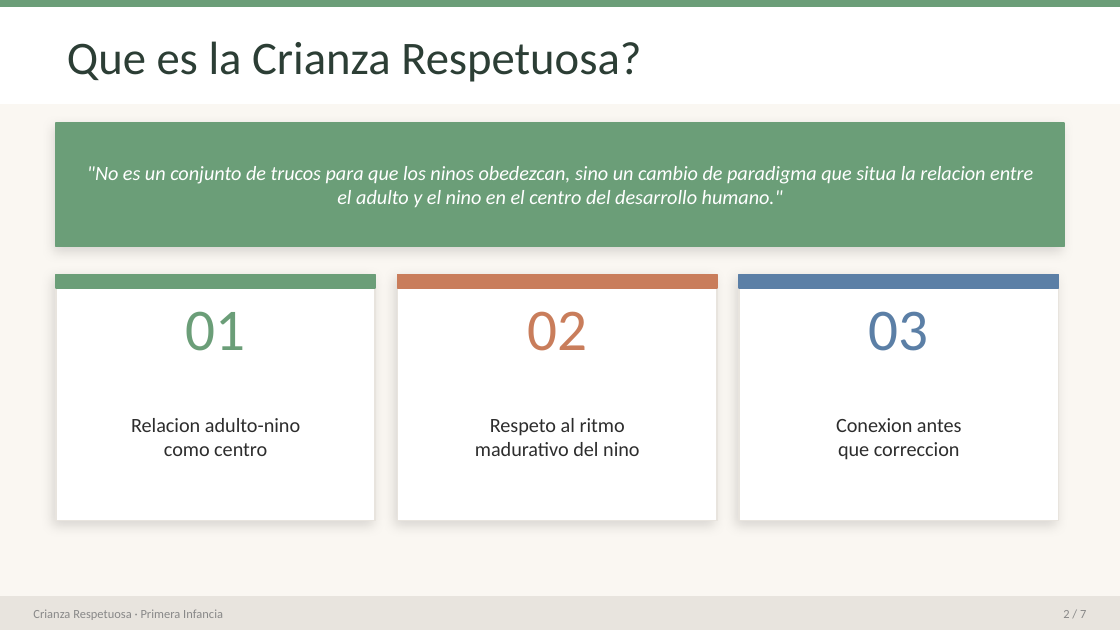
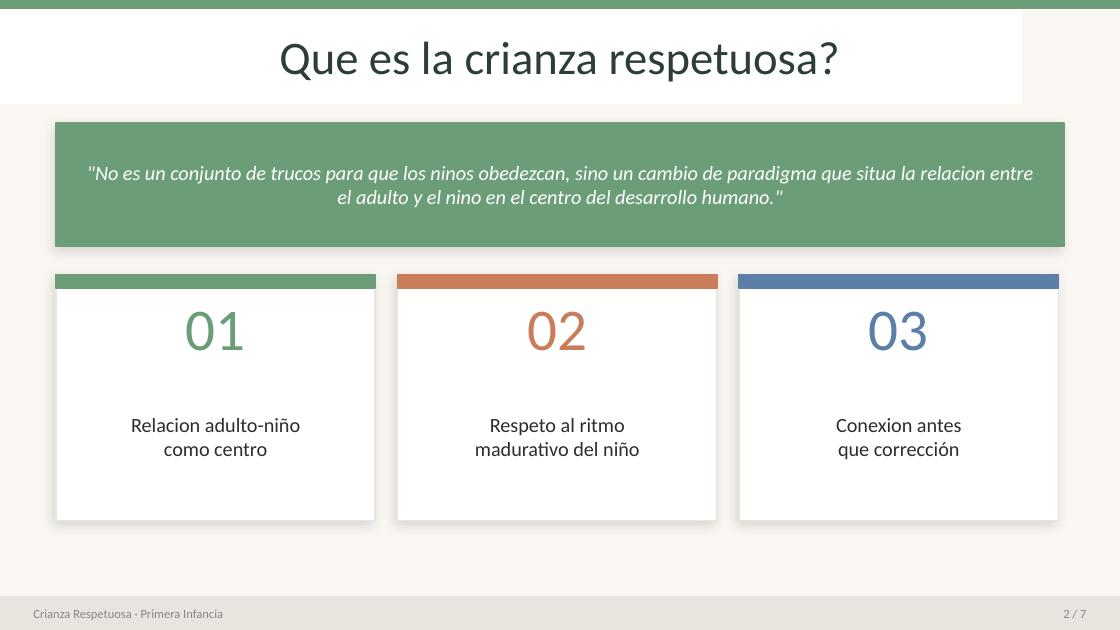
Before and after one commit to jceballos29/paola-poli, a slide deck: slide 2 of CrianzaRespetuosa.pptx. Drawn at 1120x630 pixels with LibreOffice and Linux fonts; fonts in the diff are those of the drawing. Boxes give left, top, right and bottom in pixels: in the first picture for what was removed or moved away, otherwise in the second. Text is boxed around its words. In the diff, an @@ line names an element or a change of style, - is before the commit and + after.

```diff
--- a/CrianzaRespetuosa.pptx
+++ b/CrianzaRespetuosa.pptx
@@ rectangle: place and size @@
-rectangle at <box>0,8,1120,103</box>
+rectangle at <box>0,10,1021,103</box>
@@ text at <box>279,41,840,82</box>: text changed @@
-Que es la Crianza Respetuosa?
+Que es la crianza respetuosa?
@@ text at <box>131,418,300,432</box>: text changed @@
-Relacion adulto-nino
+Relacion adulto-niño
@@ text at <box>475,442,640,456</box>: text changed @@
-madurativo del nino
+madurativo del niño
@@ text at <box>838,442,960,460</box>: text changed @@
-que correccion
+que corrección
```
Also in this commit, not shown: 5 other slides changed, 1 other file.
